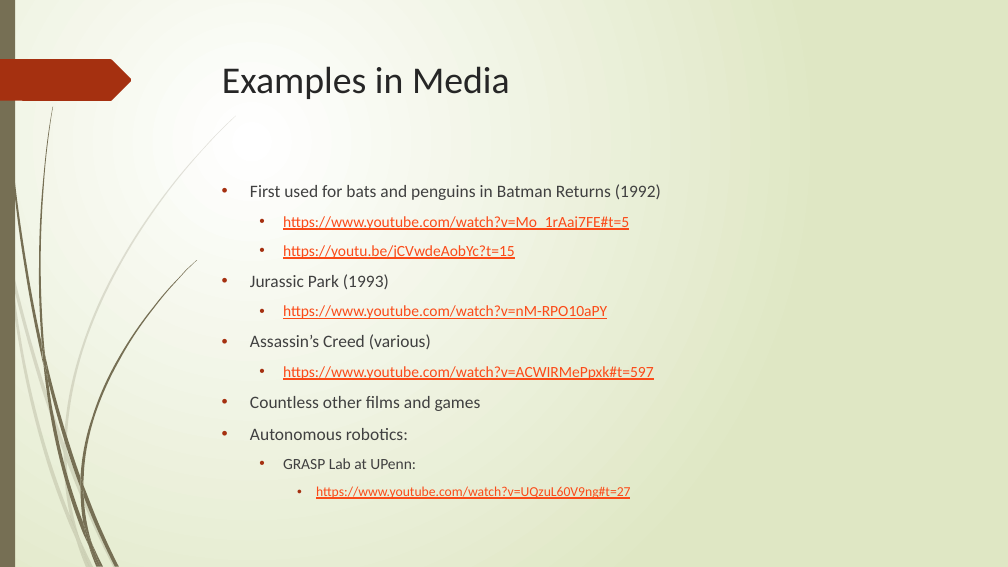
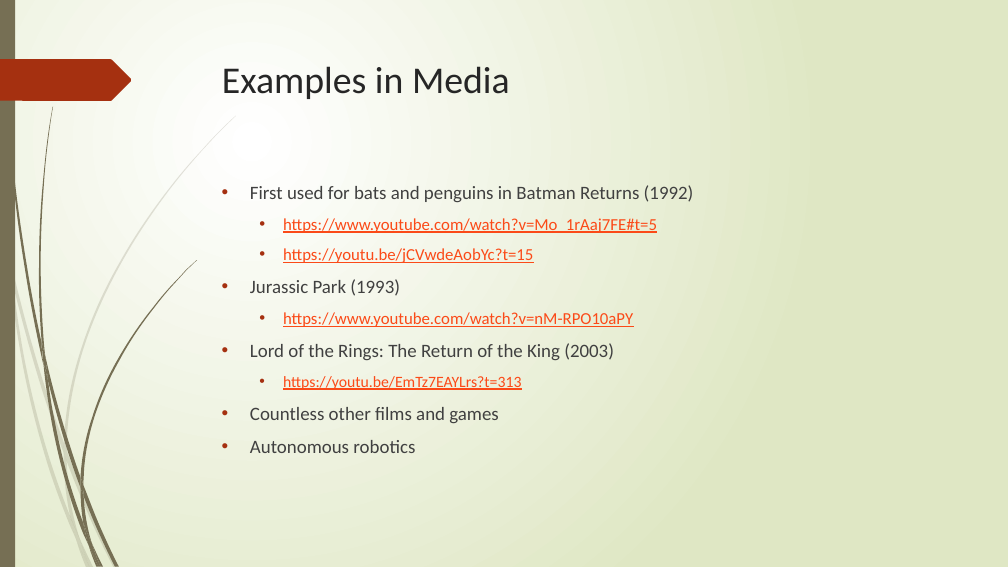
Before and after one commit to NattyBumppo/flockingdemo, a slide deck: slide 5 of flocking.pptx. Drawn at 1008x567 pixels with LibreOffice and Linux fonts; fonts in the diff are those of the drawing. Boxes give left, top, right and bottom in pixels: in the first picture for what was removed or moved away, otherwise in the second. Text is boxed around its words. In the diff, an @@ line names an element or a change of style, - is before the commit and + after.

```diff
--- a/flocking.pptx
+++ b/flocking.pptx
@@ text at [250,185,694,423]: size 16.6 to 18 pt in "First used for bats and penguins in ...", "Jurassic Park (1993)", "Countless other films and games"; size 14.8 to 16 pt in "https://www.youtube.com/watch?v=Mo_1rAaj7FE#t=5", "https://youtu.be/jCVwdeAobYc?t=15", "https://www.youtube.com/watch?v=nM-RPO10aPY" @@
@@ text at [250,343,614,390]: text changed; size 14.8 to 18 pt; text colour #FB4A18 to #404040 @@
-• Assassin’s Creed (various)
-  • https://www.youtube.com/watch?v=ACWIRMePpxk#t=597
+• Lord of the Rings: The Return of the King (2003)
+  • https://youtu.be/EmTz7EAYLrs?t=313
@@ text at [250,440,415,453]: text changed; size 12.9 to 18 pt; text colour #FB4A18 to #404040 @@
-• Autonomous robotics:
-  • GRASP Lab at UPenn:
-    • https://www.youtube.com/watch?v=UQzuL60V9ng#t=27
+• Autonomous robotics
```
Also in this commit, not shown: 1 other slide changed, 1 other file.
